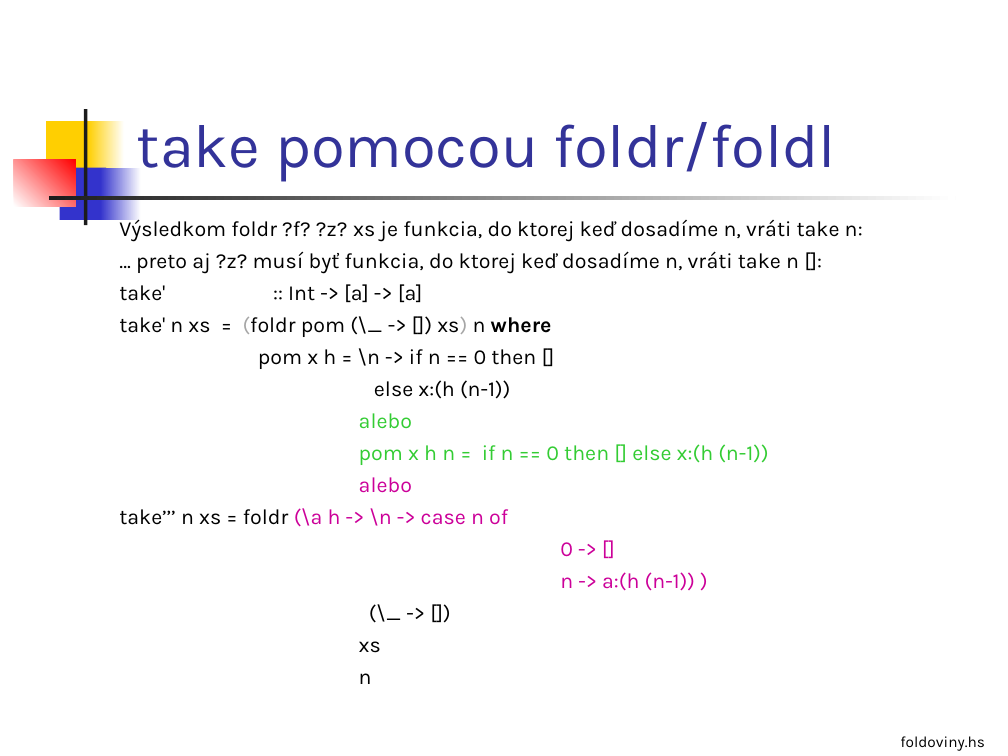
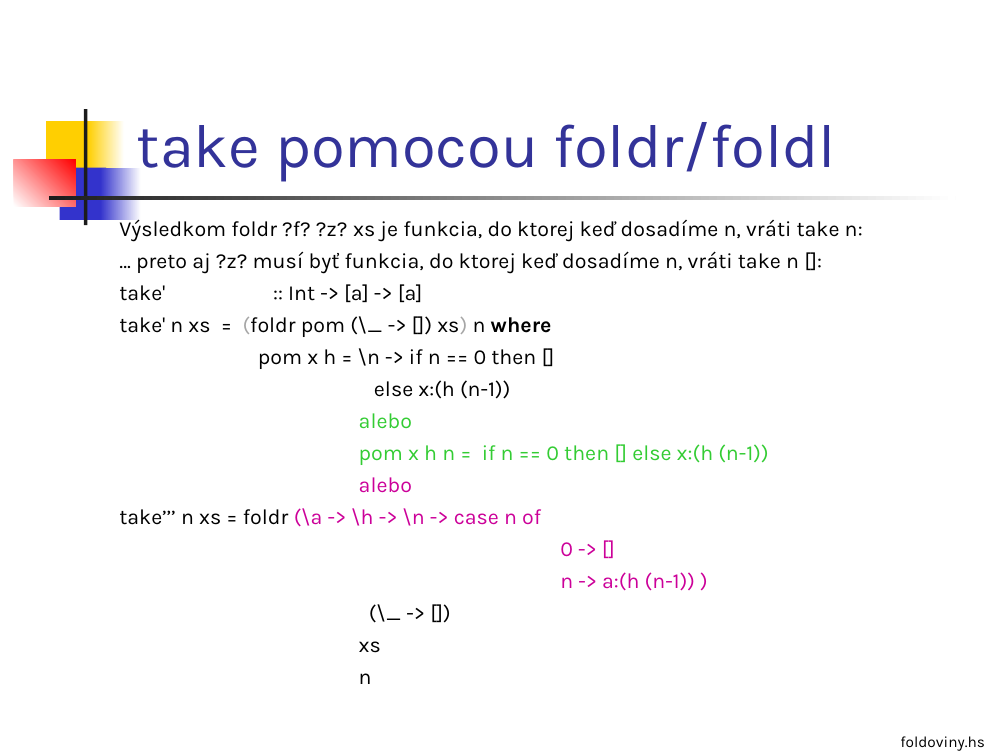
Before and after one commit to Funkcionalne/Prednasky, a slide deck: slide 32 of 02/02_fpro.ppt (slide 30 before the commit). Drawn at 1008x756 pixels with LibreOffice and Linux fonts; fonts in the diff are those of the drawing. Boxes give left, top, right and bottom in pixels: in the first picture for what was removed or moved away, otherwise in the second. Text is boxed around its words. In the diff, an @@ line names an element or a change of style, - is before the commit and + after.

```diff
--- a/02/02_fpro.ppt
+++ b/02/02_fpro.ppt
@@ text at box(119, 508, 541, 527): text changed @@
-take’’’ n xs = foldr (\a h -> \n -> case n of
+take’’’ n xs = foldr (\a -> \h -> \n -> case n of
```
Also in this commit, not shown: 7 other slides changed, 3 slides added, 7 other files.
